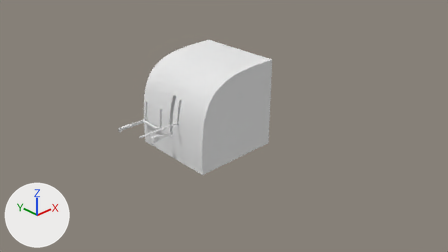
Two versions of the Blender file Model/Cockpit/gearBox/gearBox-applied.blend, one commit apart.
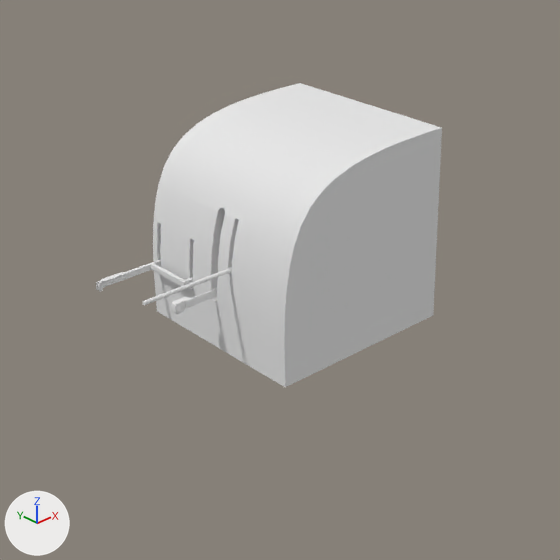
Each version appears first from the file's camera 'Camera', and next in a close-up on the part from 17% to 73% of the width and 1% to 100% of the height. Lighting does not change. The marker at lower left points along +X, +Y and +Z.

Names of what the first close-up shows: 'box', 'handleGears'.
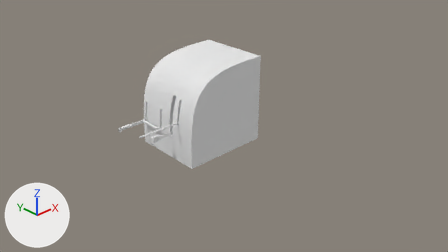
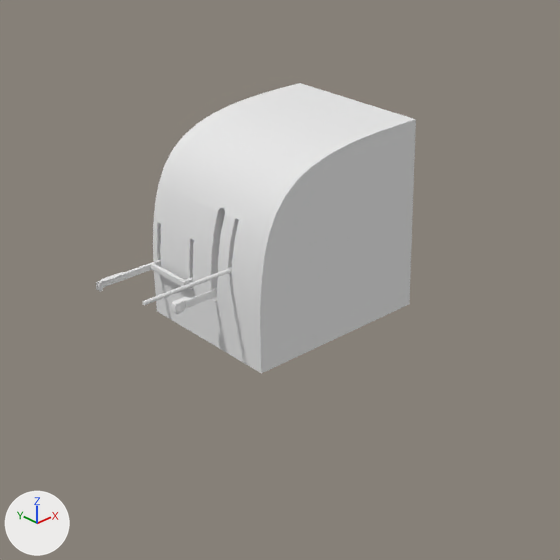
Pixel boxes [x1, y1, x2, y2] of what changed, in the close-ups (560 x 560 px):
'box', reshaped (9% narrower): before [153, 83, 442, 387]; after [153, 83, 416, 373]
part 1 of me_cube, cut back: before [258, 118, 442, 387]; after [258, 118, 416, 373]

The edits, one by one:
me_cube has 136 vertices, 69 faces and spans x -1.0..1.0, y -1.0..1.0, z 0.0..2.0.
me_cube is used by ob_box; location (0.0, 0.0, 0.0); rotation (0.0, 0.0, -1.571), in degrees (0, 0, -90); scale (0.15, 0.15, 0.15).
Verts and faces of me_cube; kept vertices keep their numbers, new ones are numbered from 136.
Before the commit, vertices of me_cube: 50 (1.0, 0.75, 2.0) at pixel (423, 133), 51 (1.0, 0.5, 2.0) at pixel (405, 140), 52 (1.0, 0.27, 1.98) at pixel (387, 147), 53 (1.0, 0.04, 1.96) at pixel (369, 155), 54 (1.0, -0.17, 1.92) at pixel (352, 165).
Before the commit, vertices of me_cube: 55 (1.0, -0.36, 1.86) at pixel (336, 177), 56 (1.0, -0.53, 1.78) at pixel (322, 191), 57 (1.0, -0.78, 1.53) at pixel (300, 226), 58 (1.0, -0.86, 1.36) at pixel (294, 246), 59 (1.0, -0.92, 1.17) at pixel (289, 268).
Before the commit, vertices of me_cube: 60 (1.0, -0.96, 0.96) at pixel (286, 291), 61 (1.0, -0.98, 0.73) at pixel (284, 315), 62 (1.0, -1.0, 0.5) at pixel (284, 339), 63 (1.0, -1.0, 0.25) at pixel (284, 363), 64 (-1.0, -1.0, 0.0) at pixel (156, 311).
Before the commit, vertices of me_cube: 66 (-1.0, 1.0, 0.0), 68 (1.0, -1.0, 0.0) at pixel (285, 387), 69 (1.0, -0.67, 1.67) at pixel (310, 207), 70 (1.0, 1.0, 0.0) at pixel (433, 315), 71 (1.0, 1.0, 2.0) at pixel (441, 127).
Part 1, on me_cube:
Faces deleted: (64, 66, 70, 68).
Vertices 50 to 63, 68 to 71 move by (-0.33, 0.0, 0.0).
